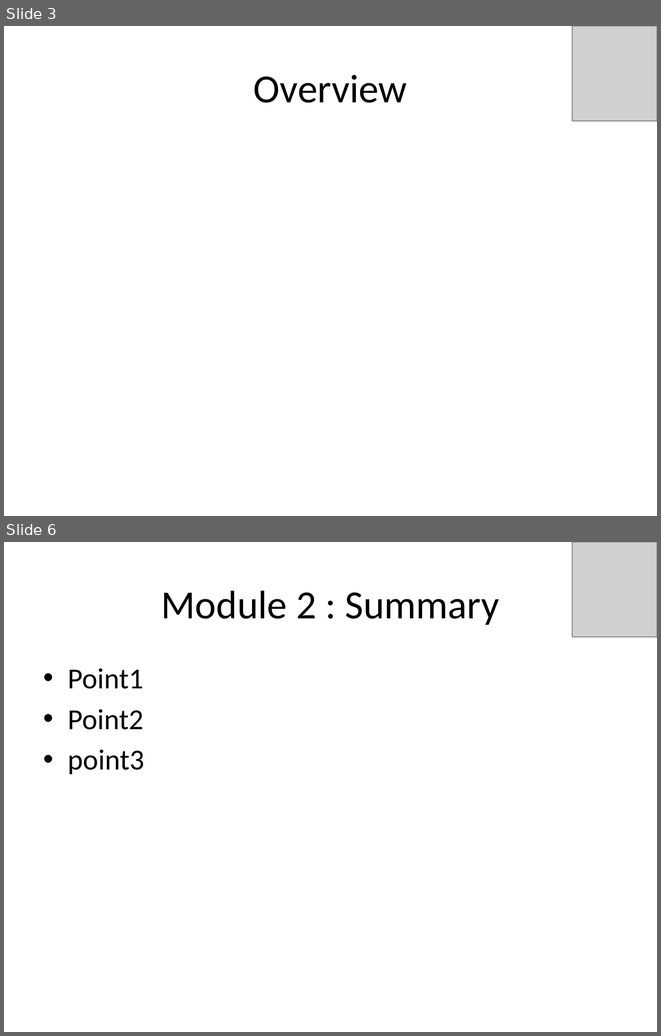
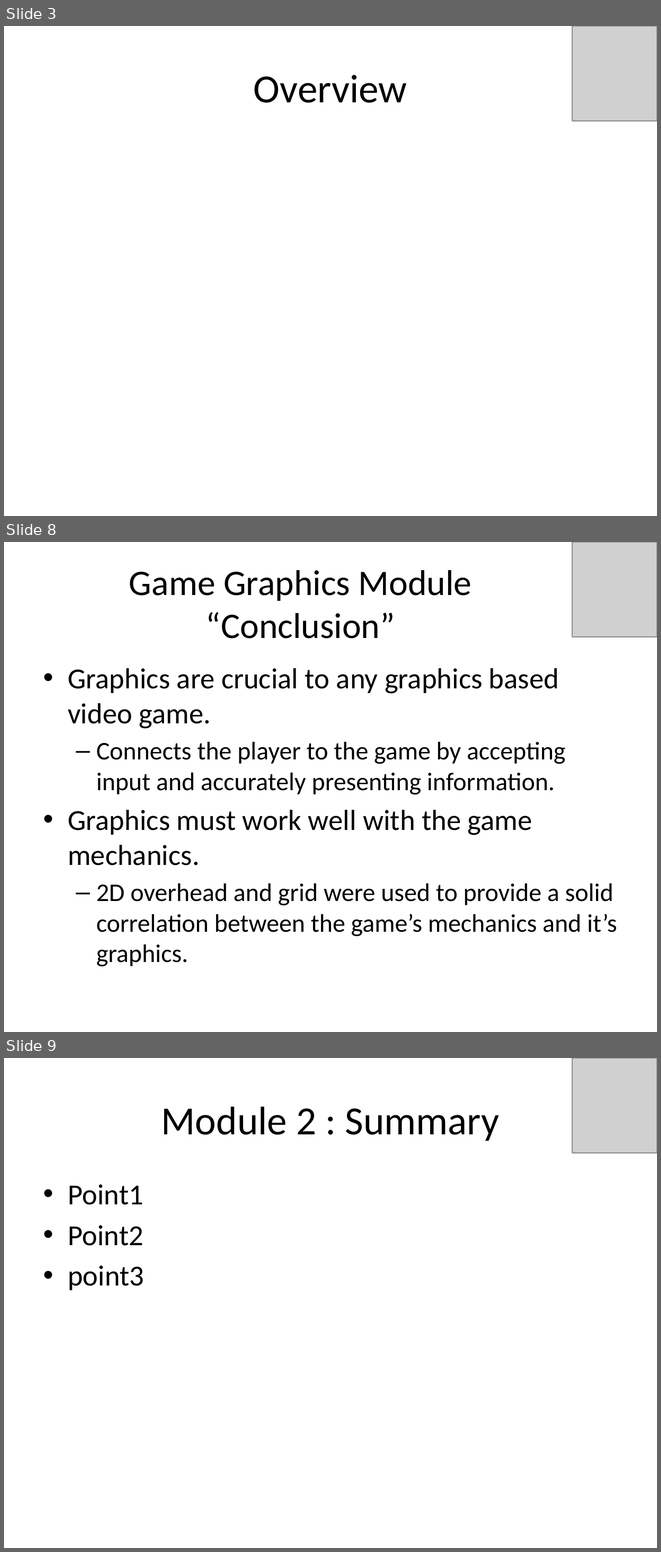
Before and after one commit to idxExtropy/duel-reality, a slide deck: Docs/DUEL REALITY .pptx. Shown one above the other, each under a label of ours: slides 3 and 6 before the commit, slides 3, 8 and 9 after it; the slides between them are not shown. The pictures are 661x1036 and 661x1552 pixels, drawn with LibreOffice and Linux fonts; fonts in the diff are those of the drawing; grey boxes stand for pictures. Boxes give left, top, right and bottom in pixels: in the first picture for what was removed or moved away, otherwise in the second. Text is boxed around its words. In the diff, an @@ line names an element or a change of style, - is before the commit and + after.

Commit message:
Added slides for 2 minute presentation of the graphics window module.

```diff
--- a/Docs/DUEL REALITY .pptx
+++ b/Docs/DUEL REALITY .pptx
@@ slide 8 added at [4,542,657,1032], background #FFFFFF @@
@@ picture added at [572,542,657,637] @@
@@ title added at [129,570,472,638], 39.6 pt, text #000000 @@
+Game Graphics Module
+“Conclusion”
@@ text added at [68,668,617,967], 28 pt, text #000000 @@
+• Graphics are crucial to any graphics based video game.
+  – Connects the player to the game by accepting input and accurately presenting information.
+• Graphics must work well with the game mechanics.
+  – 2D overhead and grid were used to provide a solid correlation between the game’s mechanics and it’s graphics.
@@ what was slide 6 is now slide 9 @@
```
Also in this commit, not shown: 4 other slides added, 2 slides removed.
